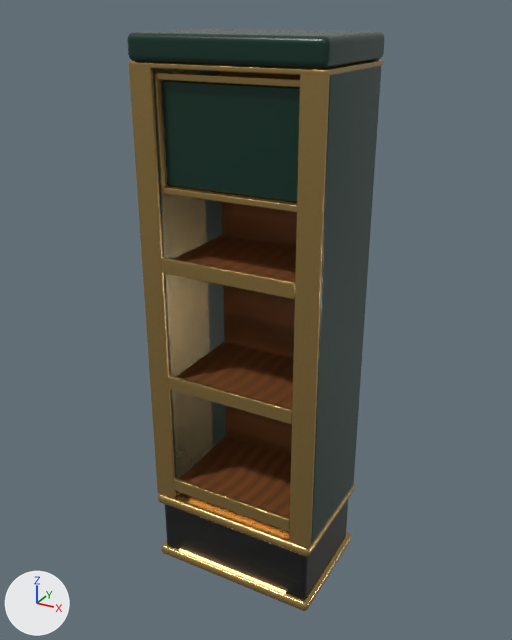
Renders of the Blender file models/gjh-m059-premium-wall-shelf-narrow/reports/source-edit/gjh-m059-premium-wall-shelf-narrow-edited.blend from each side of a commit.
Rendered twice from a 50 mm lens placed at (1.35, -2.47, 2.48), pointed at (-0.01, 0.01, 1.24). The axes (+X, +Y, +Z) are drawn at lower left. The lights are the same throughout. The older version comes first.

In view in the first picture: 'brand_header_panel', 'cabinet_back', 'cabinet_crown', 'cabinet_left_pillar', 'cabinet_right_pillar', 'cabinet_stone_base', 'shelf_1', 'shelf_2', 'shelf_3', 'trim_left_front', 'trim_left_inner', 'trim_right_front' and 11 more.
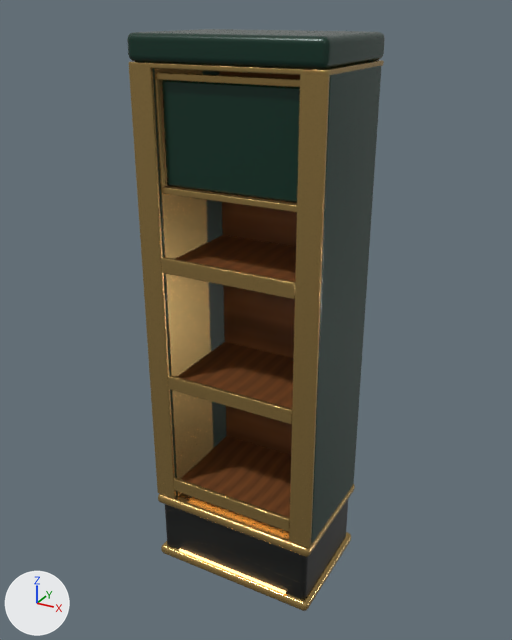
Pixel boxes (x1, y1, x2, y2) of what changed, in the pictures (512 x 640 px):
'trim_left_inner', moved, modifiers changed: before (155, 69, 213, 496); after (154, 68, 213, 496)
'cabinet_left_pillar', unchanged, covered by the edit: (153, 68, 226, 496) in both

The change in detail:
Object 'trim_left_inner' (ob_trim_left_inner) moves from (-0.305, -0.08, 1.325) to (-0.298, -0.08, 1.325).
Object 'trim_left_inner' (ob_trim_left_inner) has a BEVEL modifier named 'Soft manufactured edge'.
On modifier 'Soft manufactured edge' of object 'trim_left_inner' (ob_trim_left_inner), width goes from 0.003 to 0.001.
On modifier 'Soft manufactured edge' of object 'trim_left_inner' (ob_trim_left_inner), width_pct goes from 0.003 to 0.001.
